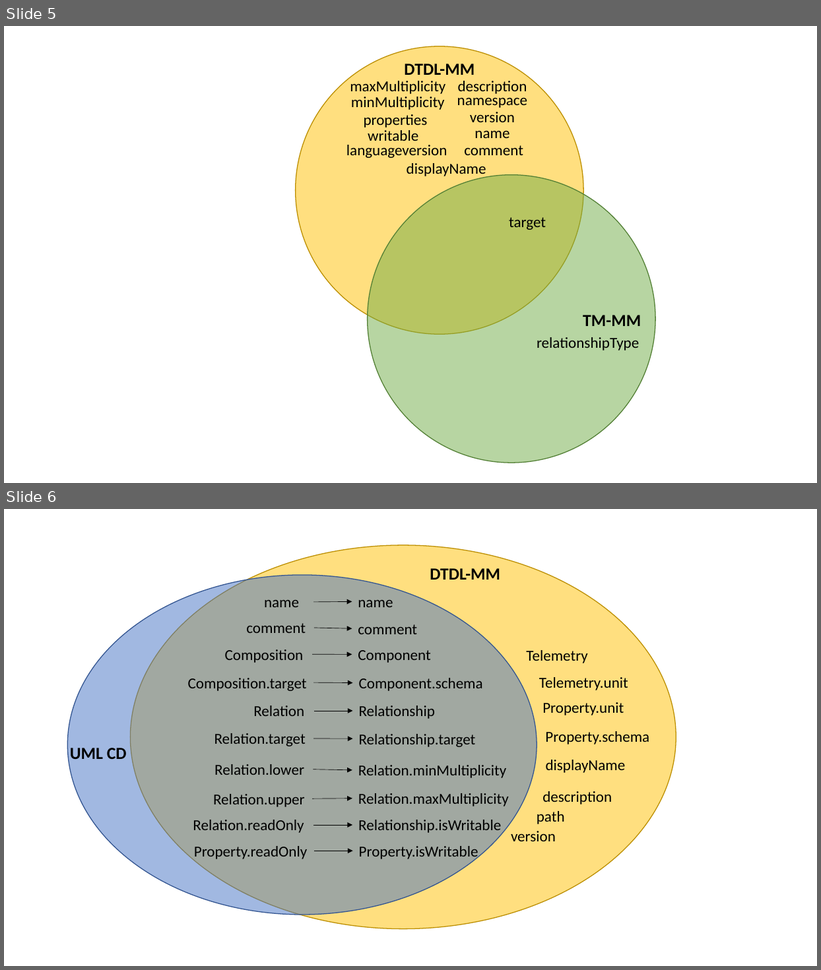
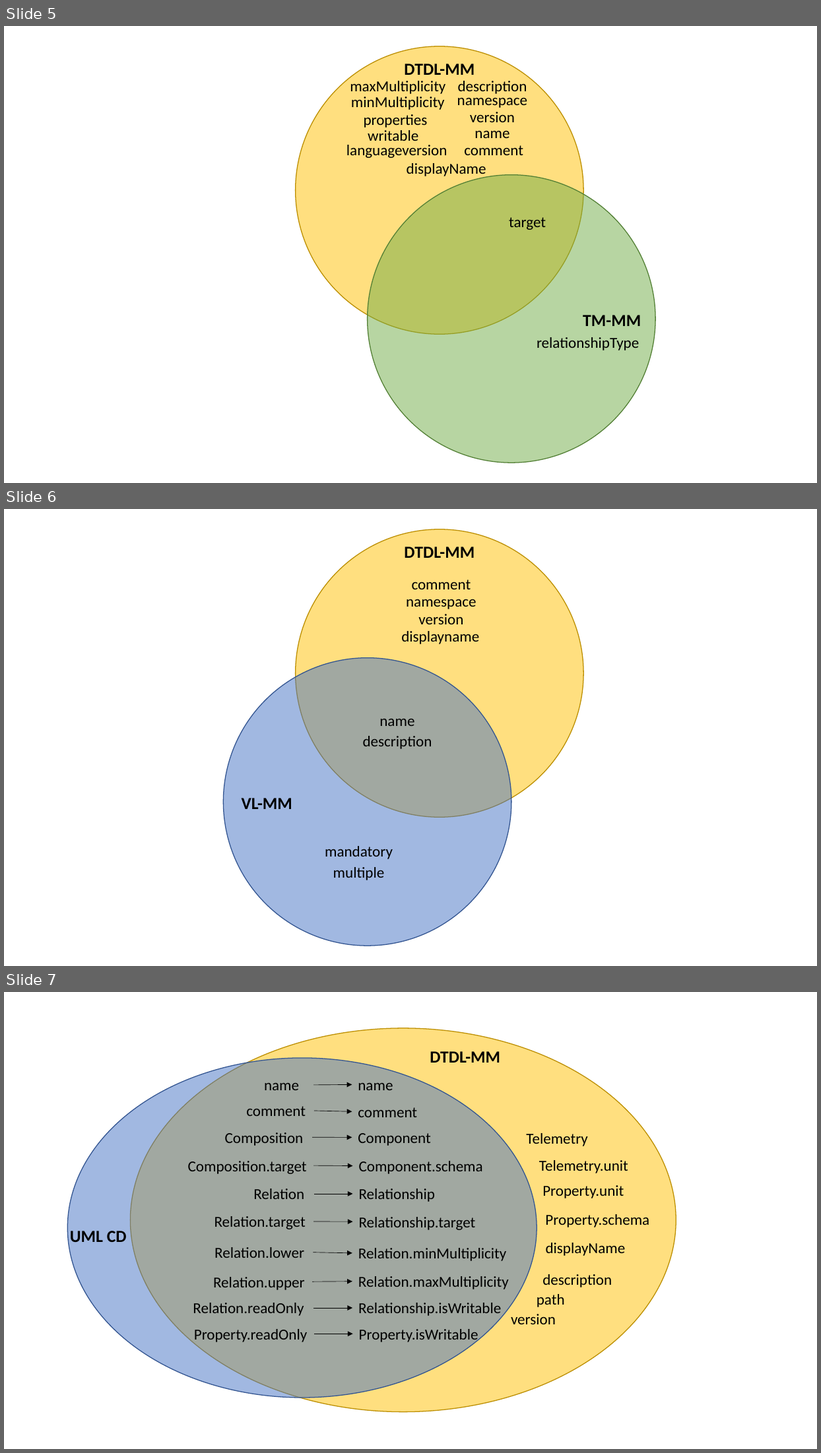
Before and after one commit to derlehner/dt_language_comparison, a slide deck: Figures.pptx. Shown one above the other, each under a label of ours: slides 5 and 6 before the commit, slides 5, 6 and 7 after it. The pictures are 821x970 and 821x1453 pixels, drawn with LibreOffice and Linux fonts; fonts in the diff are those of the drawing. Boxes give left, top, right and bottom in pixels: in the first picture for what was removed or moved away, otherwise in the second. Text is boxed around its words. In the diff, an @@ line names an element or a change of style, - is before the commit and + after.

```diff
--- a/Figures.pptx
+++ b/Figures.pptx
@@ slide 6 added at (4,509,817,966), background #FFFFFF @@
@@ ellipse added at (296,529,583,817), fill #FFC000 at 50% opacity, outline #BD8E00 1 pt @@
@@ text added at (404,547,475,558), 20 pt, text #000000, bold @@
+DTDL-MM
@@ text added at (412,580,471,590), 18 pt, text #000000 @@
+comment
@@ text added at (406,599,477,609), 18 pt, text #000000 @@
+namespace
@@ text added at (418,614,463,625), 18 pt, text #000000 @@
+version
@@ text added at (401,631,479,644), 18 pt, text #000000 @@
+displayname
@@ ellipse added at (224,658,512,946), fill #4472C4 at 50% opacity, outline #325491 1 pt @@
@@ text added at (380,719,415,726), 18 pt, text #000000 @@
+name
@@ text added at (363,736,432,749), 18 pt, text #000000 @@
+description
@@ text added at (242,798,292,809), 20 pt, text #000000, bold @@
+VL-MM
@@ text added at (325,846,393,859), 18 pt, text #000000 @@
+mandatory
@@ text added at (333,867,385,881), 18 pt, text #000000 @@
+multiple
@@ what was slide 6 is now slide 7 @@
```
Also in this commit, not shown: 2 slides changed.
